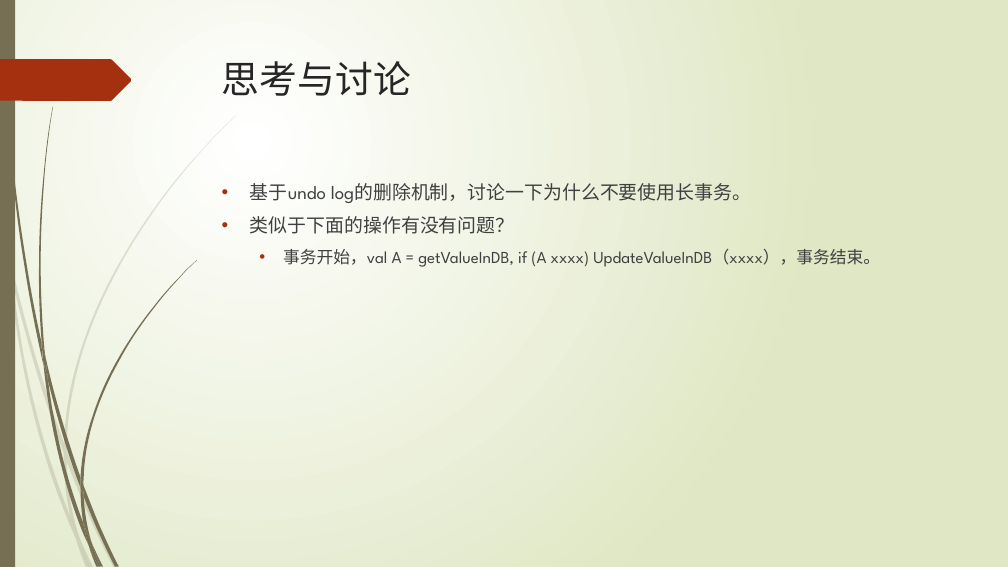
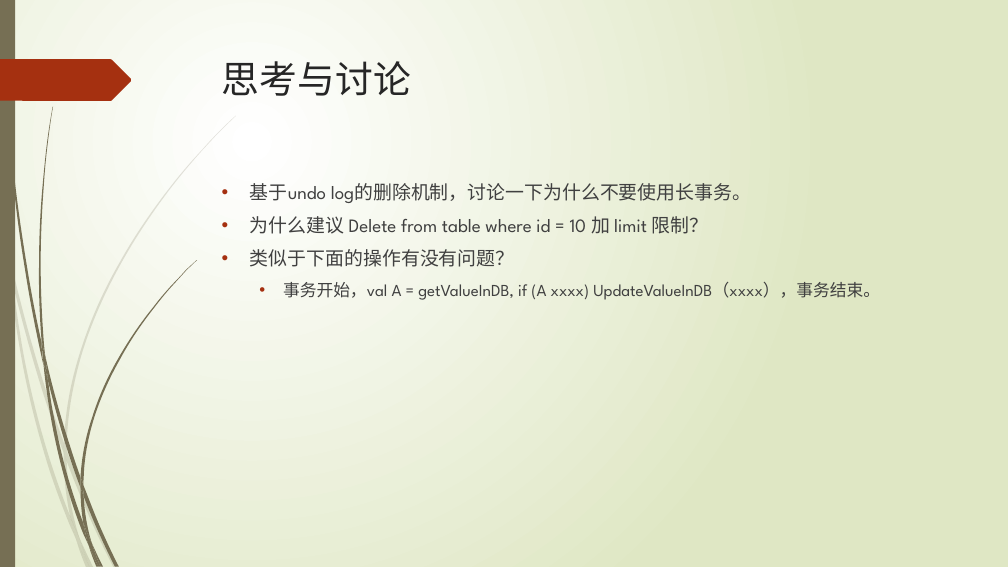
Before and after one commit to TopSpoofer/learning, a slide deck: slide 38 of mysql/mysql的事务实现.pptx. Drawn at 1008x567 pixels with LibreOffice and Linux fonts; fonts in the diff are those of the drawing. Boxes give left, top, right and bottom in pixels: in the first picture for what was removed or moved away, otherwise in the second. Text is boxed around its words. In the diff, an @@ line names an element or a change of style, - is before the commit and + after.

```diff
--- a/mysql/mysql的事务实现.pptx
+++ b/mysql/mysql的事务实现.pptx
@@ text at bbox=[250, 216, 709, 234]: paragraph added @@
+• 为什么建议 Delete from table where id = 10 加 limit 限制？
```
Also in this commit, not shown: 4 other slides changed, 3 other files.
